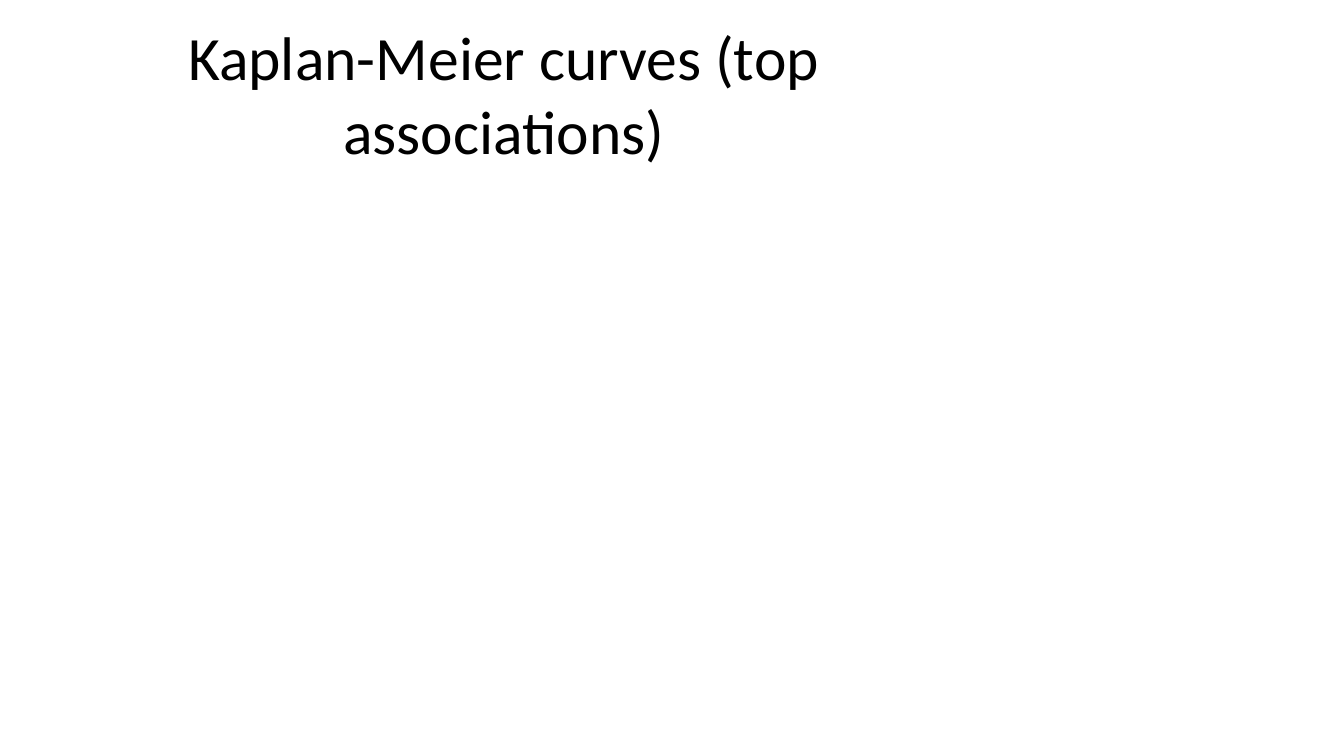
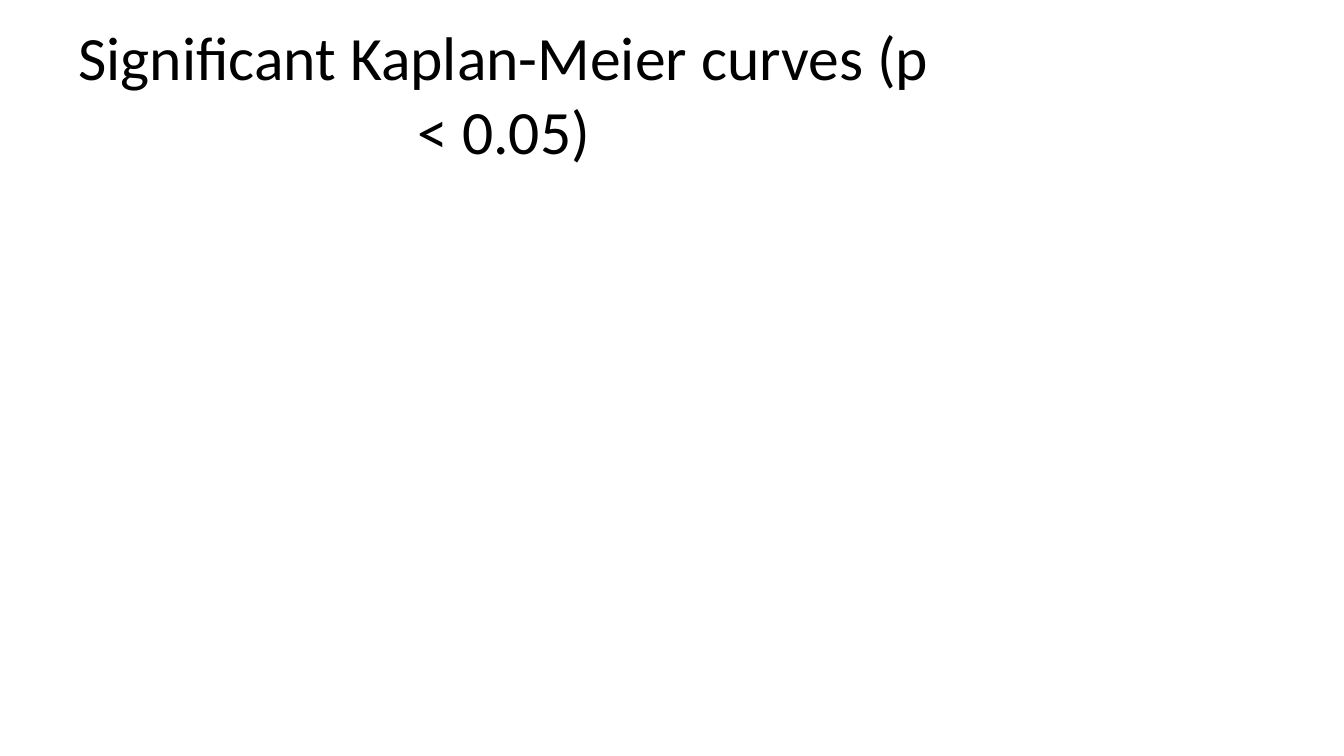
Before and after one commit to aonkondey01/HistoGEN-NucleateNY-NextGen-BioAgents-Hackathon, a slide deck: slide 23 of data/tcga_lung/important_lung_genes/visual_report/TCGA_Lung_Visual_Summary.pptx. Drawn at 1344x756 pixels with LibreOffice and Linux fonts; fonts in the diff are those of the drawing. Boxes give left, top, right and bottom in pixels: in the first picture for what was removed or moved away, otherwise in the second. Text is boxed around its words. In the diff, an @@ line names an element or a change of style, - is before the commit and + after.

```diff
--- a/data/tcga_lung/important_lung_genes/visual_report/TCGA_Lung_Visual_Summary.pptx
+++ b/data/tcga_lung/important_lung_genes/visual_report/TCGA_Lung_Visual_Summary.pptx
@@ title at bbox=[78, 35, 928, 163]: text changed @@
-Kaplan-Meier curves (top associations)
+Significant Kaplan-Meier curves (p < 0.05)
```
Also in this commit, not shown: 6 other slides changed, 3 slides removed, 15 other files.
